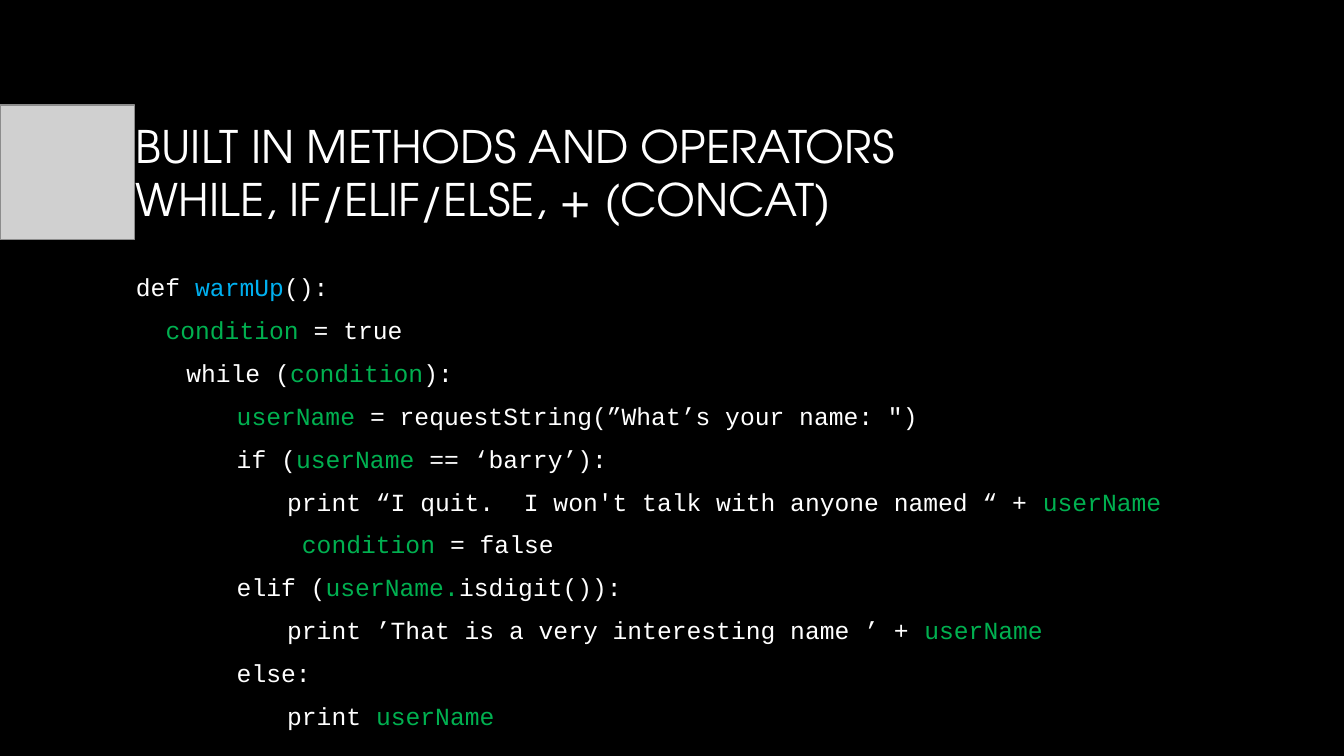
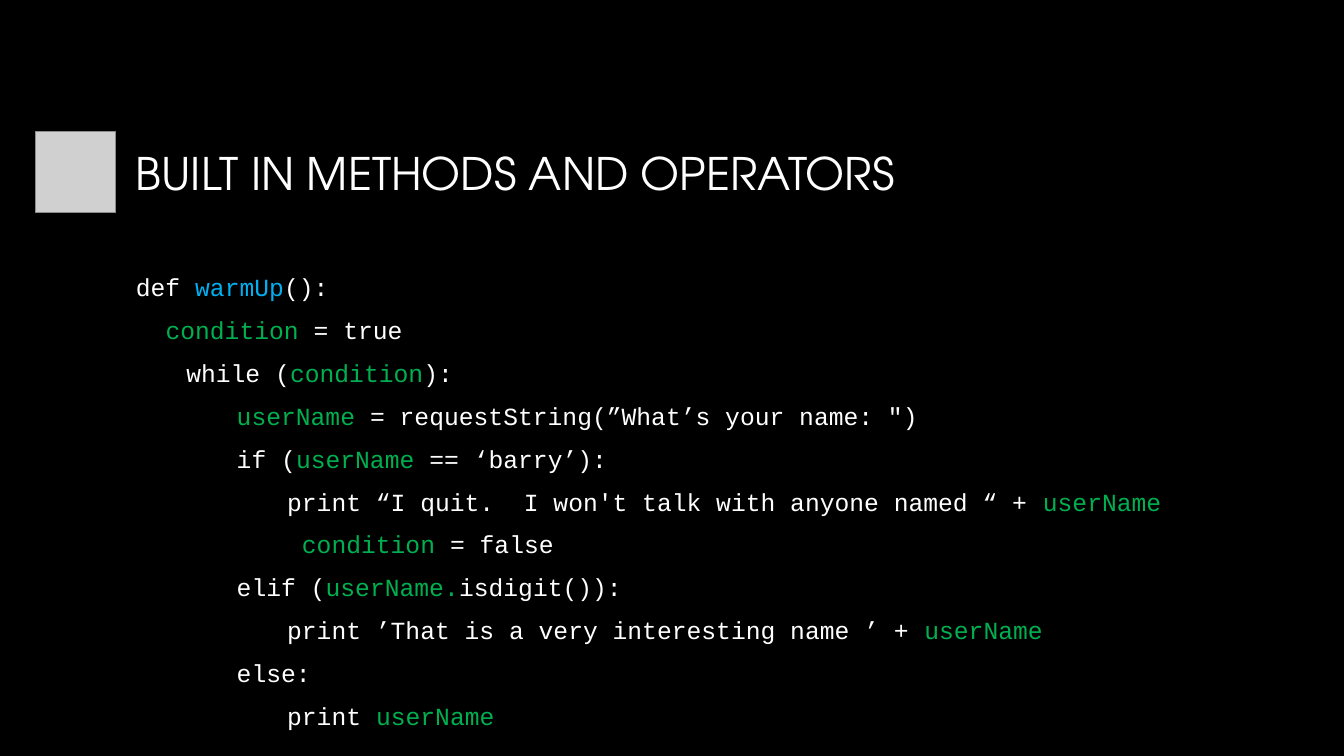
Before and after one commit to CSUMBPelicanCollective/CST205, a slide deck: slide 6 of howe_d_labs/lab10/lab10-presentation_howe_d.pptx. Drawn at 1344x756 pixels with LibreOffice and Linux fonts; fonts in the diff are those of the drawing; grey boxes stand for pictures; background and template pictures are left out. Boxes give left, top, right and bottom in pixels: in the first picture for what was removed or moved away, otherwise in the second. Text is boxed around its words. In the diff, an @@ line names an element or a change of style, - is before the commit and + after.

```diff
--- a/howe_d_labs/lab10/lab10-presentation_howe_d.pptx
+++ b/howe_d_labs/lab10/lab10-presentation_howe_d.pptx
@@ picture: place and size @@
-picture at bbox=[0, 105, 134, 239]
+picture at bbox=[35, 132, 116, 213]
@@ title at bbox=[136, 156, 894, 191]: text changed @@
-BUILT IN METHODS AND OPERATORS
-WHILE, IF/ELIF/ELSE, + (CONCAT)
+BUILT IN METHODS AND OPERATORS
```
Also in this commit, not shown: 8 other slides changed, 5 slides added, 4 slides removed, 2 other files.
